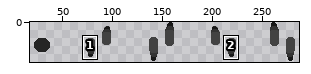
Two states of a sprite sheet, Beneath the Mushroom Clouds/Assets/Sprites/Player/WalkingSheetLegs.png. The first picture is a wide view before the edit; the outline marks the close-up.
Close-up. Old version:
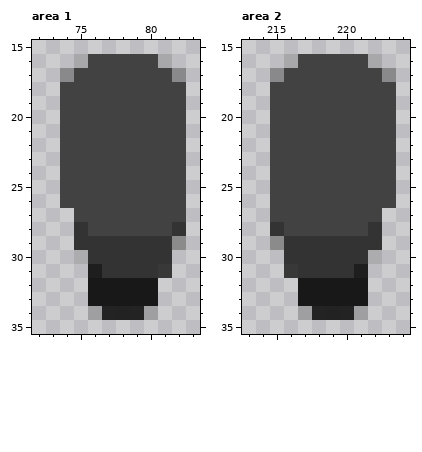
The file is 300x40 pixels. Pixels under 10% opacity are left out. Colours within 5 levels of each other are drawn and written as one. Shown: area 1: x 72..83, y 15..35; area 2: x 213..224, y 15..35. The wide view leaves out empty margins. The commit also changed other parts of the picture, which this record leaves out.
The result:
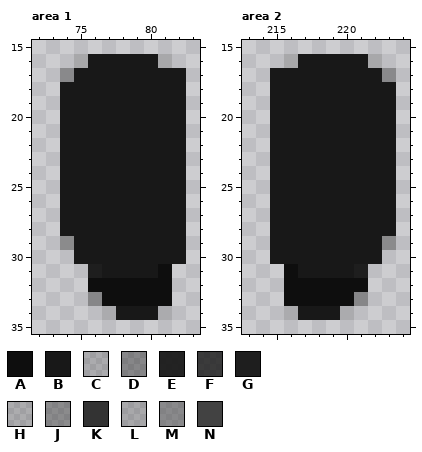
Palette (. is transparent): A #0e0e0e  B #181818  C #1d1d1d31  D #1d1d1d67  E #1d1d1df7  F #1e1e1ed5  G #1e1e1e  H #33333337  J #3333336e  K #333333  L #42424244  M #4242427c  N #424242
The edit:
--- area 1
@@ x 72..83 @@
 15 ............
-16 ...LNNNNNL..
-17 ..MNNNNNNNM.
-18 ..NNNNNNNNN.
-19 ..NNNNNNNNN.
-20 ..NNNNNNNNN.
-21 ..NNNNNNNNN.
-22 ..NNNNNNNNN.
-23 ..NNNNNNNNN.
-24 ..NNNNNNNNN.
-25 ..NNNNNNNNN.
-26 ..NNNNNNNNN.
-27 ...NNNNNNNN.
-28 ...KNNNNNNK.
-29 ...KKKKKKKJ.
-30 ...HKKKKKK..
-31 ....GKKKKF..
-32 ....BBBBB...
-33 ....BBBBB...
-34 ....CEEEC...
+16 ...LBBBBBL..
+17 ..MBBBBBBBB.
+18 ..BBBBBBBBB.
+19 ..BBBBBBBBB.
+20 ..BBBBBBBBB.
+21 ..BBBBBBBBB.
+22 ..BBBBBBBBB.
+23 ..BBBBBBBBB.
+24 ..BBBBBBBBB.
+25 ..BBBBBBBBB.
+26 ..BBBBBBBBB.
+27 ..BBBBBBBBB.
+28 ..BBBBBBBBB.
+29 ..JBBBBBBBB.
+30 ...BBBBBBBB.
+31 ....GBBBBA..
+32 ....AAAAAA..
+33 ....DAAAAA..
+34 .....CBBBC..
 35 ............
--- area 2
@@ x 213..224 @@
 15 ............
-16 ...LNNNNNL..
-17 ..MNNNNNNNM.
-18 ..NNNNNNNNN.
-19 ..NNNNNNNNN.
-20 ..NNNNNNNNN.
-21 ..NNNNNNNNN.
-22 ..NNNNNNNNN.
-23 ..NNNNNNNNN.
-24 ..NNNNNNNNN.
-25 ..NNNNNNNNN.
-26 ..NNNNNNNNN.
-27 ..NNNNNNNN..
-28 ..KNNNNNNK..
-29 ..JKKKKKKK..
-30 ...KKKKKKH..
-31 ...FKKKKG...
-32 ....BBBBB...
-33 ....BBBBB...
-34 ....CEEEC...
+16 ...LBBBBBL..
+17 ..BBBBBBBBM.
+18 ..BBBBBBBBB.
+19 ..BBBBBBBBB.
+20 ..BBBBBBBBB.
+21 ..BBBBBBBBB.
+22 ..BBBBBBBBB.
+23 ..BBBBBBBBB.
+24 ..BBBBBBBBB.
+25 ..BBBBBBBBB.
+26 ..BBBBBBBBB.
+27 ..BBBBBBBBB.
+28 ..BBBBBBBBB.
+29 ..BBBBBBBBJ.
+30 ..BBBBBBBB..
+31 ...ABBBBG...
+32 ...AAAAAA...
+33 ...AAAAAD...
+34 ...CBBBC....
 35 ............
Changed places in both close-ups, as pixel boxes (x1, y1, x2, y2):
changed: (60, 54, 186, 320)
changed: (270, 54, 396, 320)
